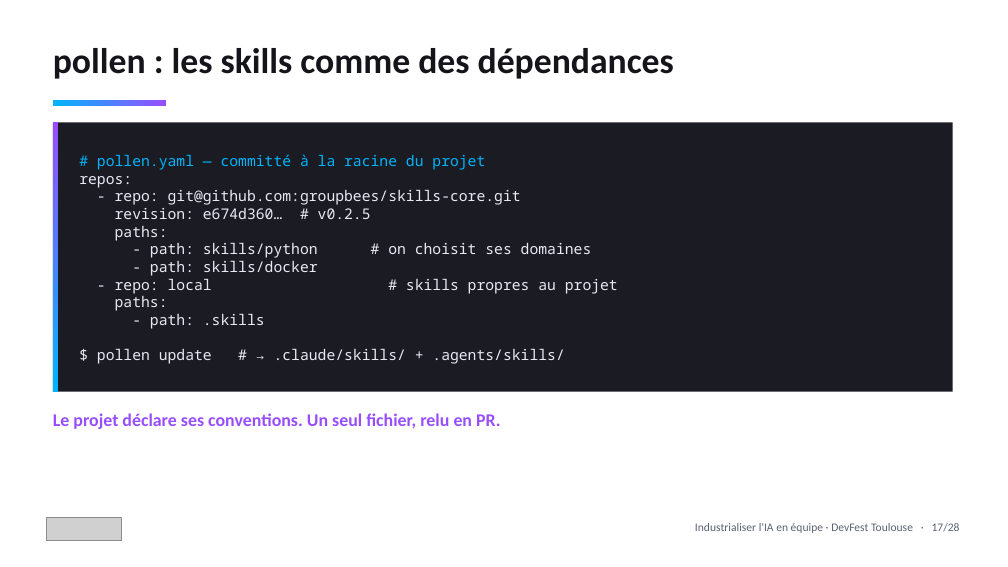
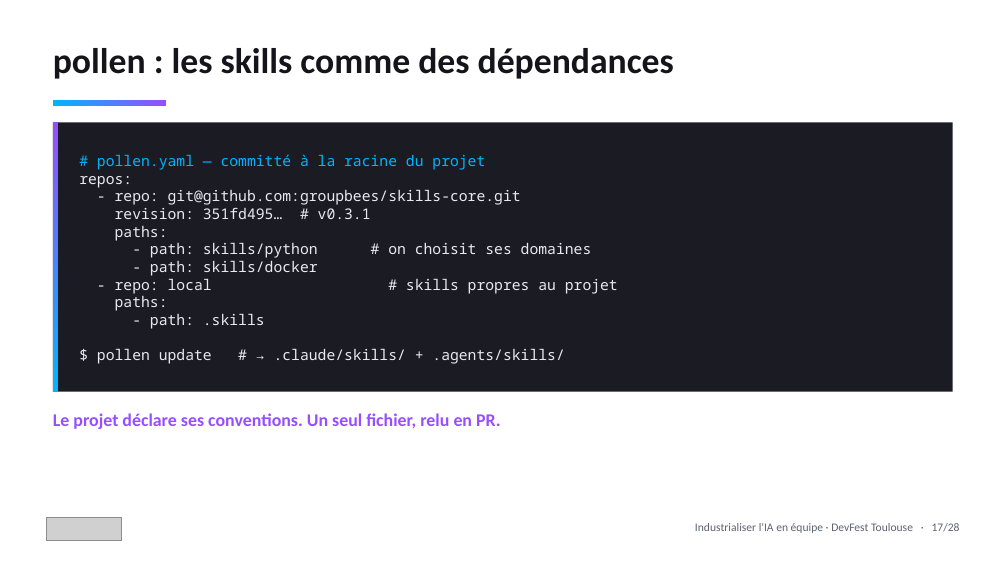
Before and after one commit to tosun-si/claude-skills-team-industrialisation, a slide deck: slide 18 of talks/slides/talk_devfest_skills.pptx. Drawn at 1008x567 pixels with LibreOffice and Linux fonts; fonts in the diff are those of the drawing; grey boxes stand for pictures. Boxes give left, top, right and bottom in pixels: in the first picture for what was removed or moved away, otherwise in the second. Text is boxed around its words. In the diff, an @@ line names an element or a change of style, - is before the commit and + after.

```diff
--- a/talks/slides/talk_devfest_skills.pptx
+++ b/talks/slides/talk_devfest_skills.pptx
@@ text in rectangle at [115,208,371,219]: text changed @@
-revision: e674d360… # v0.2.5
+revision: 351fd495… # v0.3.1
```
Also in this commit, not shown: 3 other slides changed, 2 other files.
